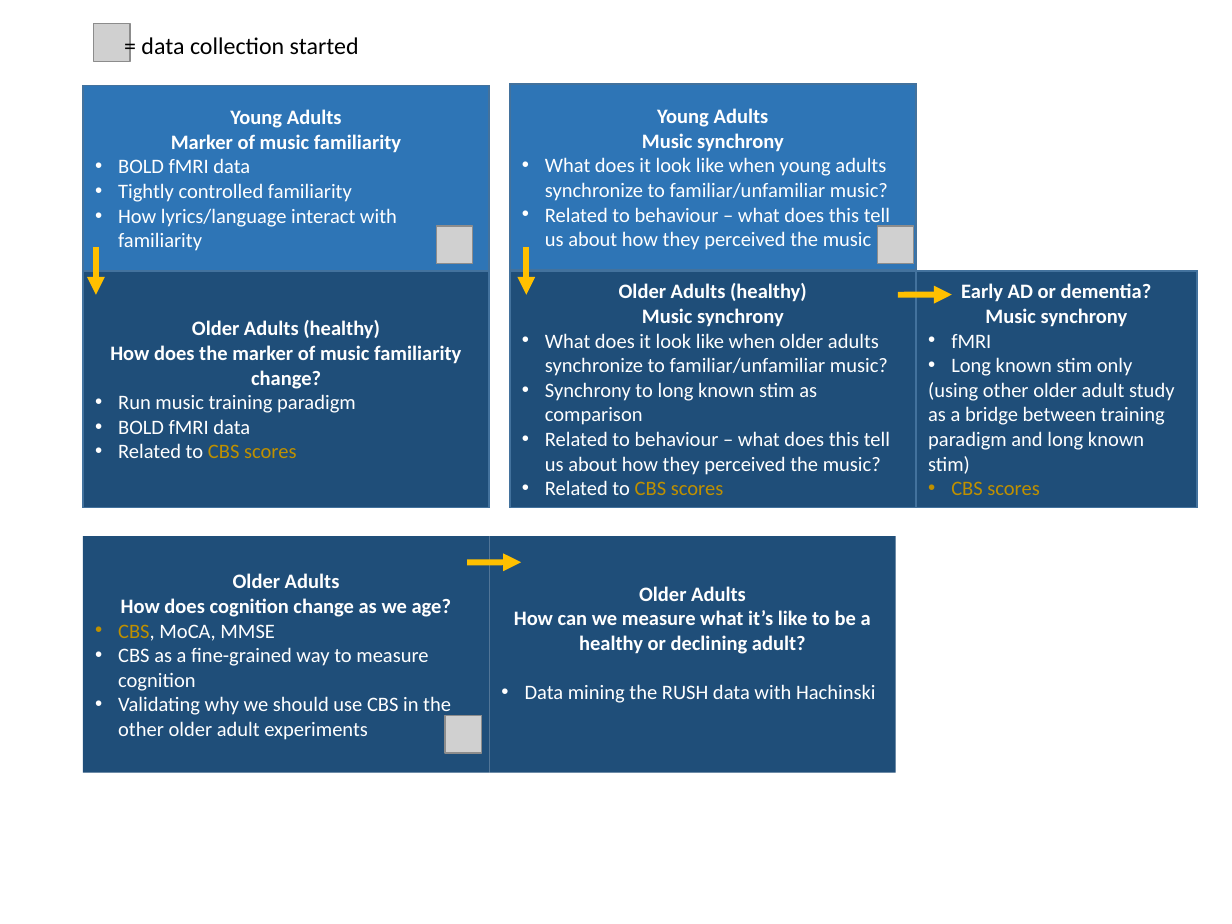
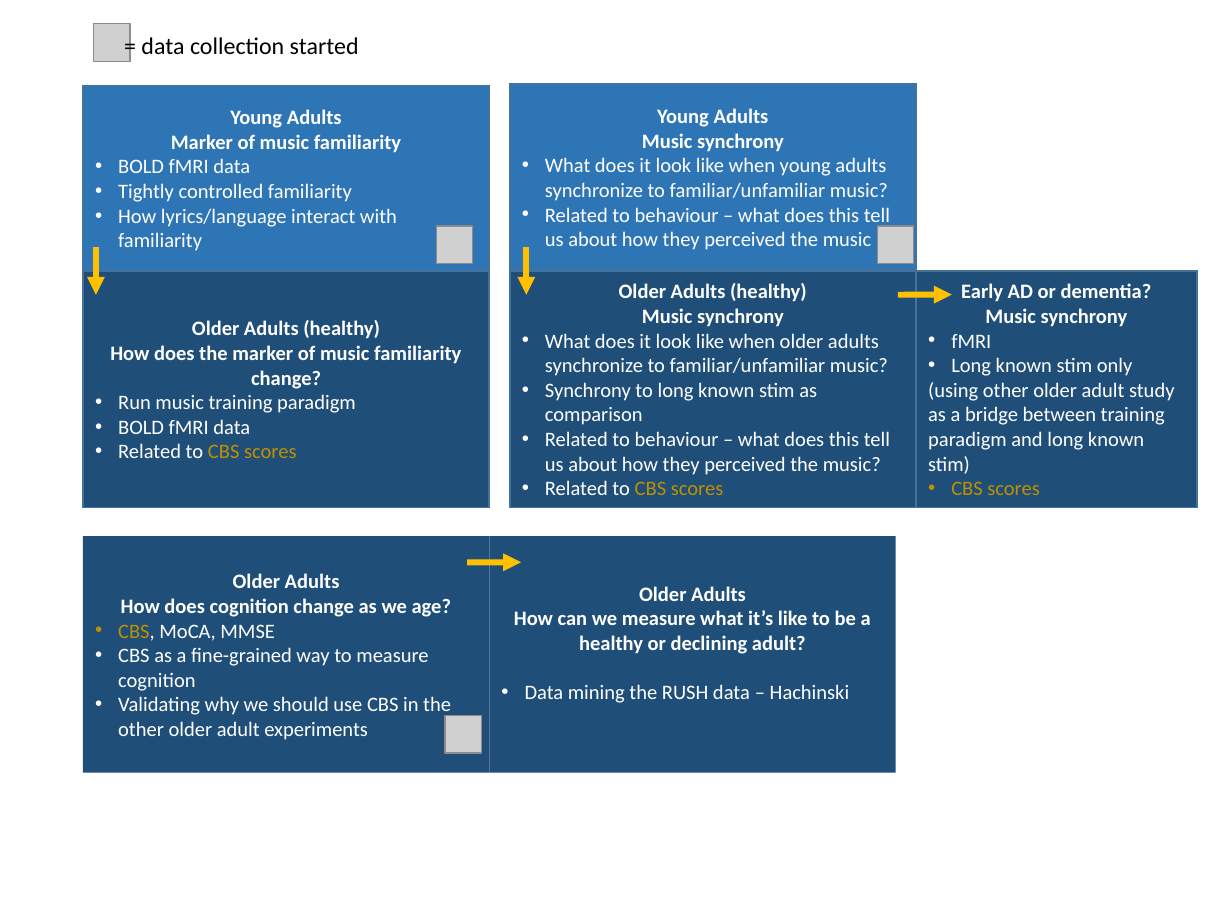
Before and after one commit to asternin/PhDProject, a slide deck: slide 1 of Meetings/2018.04.24-PhDOutline.pptx. Drawn at 1232x924 pixels with LibreOffice and Linux fonts; fonts in the diff are those of the drawing; grey boxes stand for pictures. Boxes give left, top, right and bottom in pixels: in the first picture for what was removed or moved away, otherwise in the second. Text is boxed around its words. In the diff, an @@ line names an element or a change of style, - is before the commit and + after.

```diff
--- a/Meetings/2018.04.24-PhDOutline.pptx
+++ b/Meetings/2018.04.24-PhDOutline.pptx
@@ text in rectangle at [525, 684, 850, 703]: text changed @@
-• Data mining the RUSH data with Hachinski
+• Data mining the RUSH data – Hachinski
```
Also in this commit, not shown: 4 other files.
